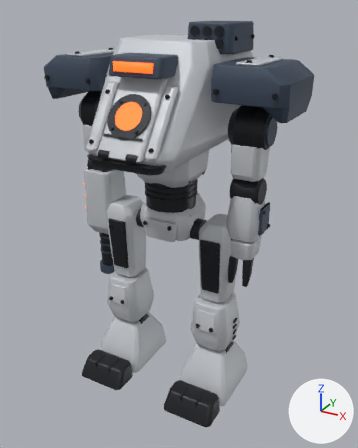
The Blender file tf2/expansion/titan/model/v3/M1/Titan_M1.blend: old version first, new version second.
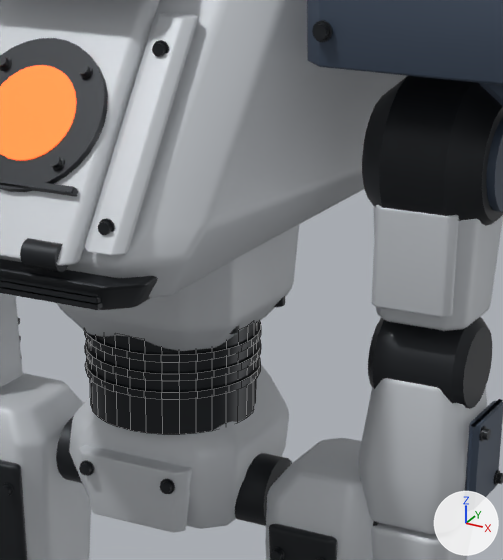
There are two pictures of each version: one whole from a 50 mm camera at (3.72, -6.5, 6.12) aimed at (0.13, 0.03, 2.85), one close up on the part from 33% to 75% of the width and 18% to 56% of the height. The lights are fixed; the arrows at lower right show +X, +Y and +Z. The last two pictures show the newer version. The close-ups show mesh edges as thin lines.

The older version as bpy lines, for what is in view:
```python
me_m1_hand_l = bpy.data.meshes.new('M1_Hand_L')
me_m1_hand_l.from_pydata(...)  # 304 vertices, 298 faces; spans x -0.207..0.207, y -0.237..0.237, z -0.2..0.1
me_m1_hand_l.polygons.foreach_set('use_smooth', [True] * 298)
me_m1_hand_l.materials.append(mat_mat_primary)  # light grey #c9cdd2
me_m1_hatch_wing_l = bpy.data.meshes.new('M1_Hatch_Wing_L')
me_m1_hatch_wing_l.from_pydata(...)  # 400 vertices, 354 faces; spans x 0.375..0.56, y 0.046..0.698, z 0.06..0.86
me_m1_hatch_wing_l.polygons.foreach_set('use_smooth', [True] * 354)
# faces by material slot: [298, 56]
me_m1_hatch_wing_l.materials.append(mat_mat_primary)  # light grey #c9cdd2
me_m1_hatch_wing_l.materials.append(mat_mat_frame)  # dark grey #2a2d31
me_m1_torso_upper = bpy.data.meshes.new('M1_Torso_Upper')
me_m1_torso_upper.from_pydata(...)  # 1878 vertices, 1828 faces; spans x -1.02..1.02, y -1.39..0.98, z 0.65..2.25
me_m1_torso_upper.polygons.foreach_set('use_smooth', [True] * 1828)
# faces by material slot: [1202, 298, 328]
me_m1_torso_upper.materials.append(mat_mat_primary)  # light grey #c9cdd2
me_m1_torso_upper.materials.append(mat_mat_secondary)  # dark blue #3d4a5c
me_m1_torso_upper.materials.append(mat_mat_frame)  # dark grey #2a2d31
ob_m1_hand_l = bpy.data.objects.new('M1_Hand_L', me_m1_hand_l)
ob_m1_hand_l.parent = ob_j_wrist_l
ob_m1_hand_l.location = (0.0, 0.0, 0.0)
ob_m1_hatch_wing_l = bpy.data.objects.new('M1_Hatch_Wing_L', me_m1_hatch_wing_l)
ob_m1_hatch_wing_l.parent = ob_j_hatch
ob_m1_hatch_wing_l.location = (0.0, 0.0, 0.0)
ob_m1_torso_upper = bpy.data.objects.new('M1_Torso_Upper', me_m1_torso_upper)
ob_m1_torso_upper.parent = ob_j_torso
ob_m1_torso_upper.location = (0.0, 0.0, 0.0)
# also in view: 'M1_Pelvis' at (0.0, 0.02, 3.01); 'M1_Torso_Lower' at (0.0, -0.01, 3.87); 'M1_UpperArm_L' at (1.32, 0.0, 4.38); 'M1_Hatch_Center' at (0.0, -1.03, 4.76); 'M1_Thigh_L' at (0.89, 0.0, 2.42)
```
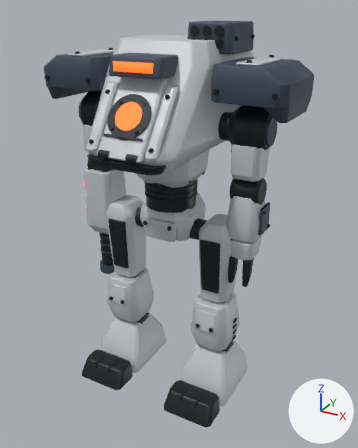
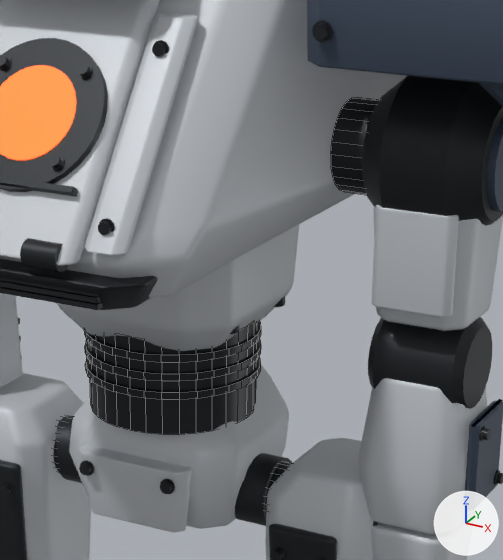
The change, as a list of edits to the scene's bpy script:
```text
Add me_m1_hip_axle_r:
    me_m1_hip_axle_r.from_pydata(...)  # a 24-sided cylinder along x spanning x -0.68..-0.55, y -0.15..0.15, z -0.3..0.0
    me_m1_hip_axle_r.polygons.foreach_set('use_smooth', [True] * 26)
    me_m1_hip_axle_r.materials.append(mat_mat_frame)  # dark grey #2a2d31
Add me_m1_hip_axle_l:
    me_m1_hip_axle_l.from_pydata(...)  # a 24-sided cylinder along x spanning x 0.55..0.68, y -0.15..0.15, z -0.3..0.0
    me_m1_hip_axle_l.polygons.foreach_set('use_smooth', [True] * 26)
    me_m1_hip_axle_l.materials.append(mat_mat_frame)  # dark grey #2a2d31
Add me_m1_shoulder_socket_l:
    me_m1_shoulder_socket_l.from_pydata(...)  # a 24-sided cylinder along x spanning x 0.88..1.12, y -0.2..0.2, z 0.9..1.3
    me_m1_shoulder_socket_l.polygons.foreach_set('use_smooth', [True] * 26)
    me_m1_shoulder_socket_l.materials.append(mat_mat_frame)  # dark grey #2a2d31
Add ob_m1_hip_axle_r:
    ob_m1_hip_axle_r = bpy.data.objects.new('M1_Hip_Axle_R', me_m1_hip_axle_r)
    ob_m1_hip_axle_r.parent = ob_j_pelvis
    ob_m1_hip_axle_r.location = (0.0, 0.0, 0.0)
Add ob_m1_hip_axle_l:
    ob_m1_hip_axle_l = bpy.data.objects.new('M1_Hip_Axle_L', me_m1_hip_axle_l)
    ob_m1_hip_axle_l.parent = ob_j_pelvis
    ob_m1_hip_axle_l.location = (0.0, 0.0, 0.0)
Add ob_m1_shoulder_socket_l:
    ob_m1_shoulder_socket_l = bpy.data.objects.new('M1_Shoulder_Socket_L', me_m1_shoulder_socket_l)
    ob_m1_shoulder_socket_l.parent = ob_j_torso
    ob_m1_shoulder_socket_l.location = (0.0, 0.0, 0.0)
```

Where the change shows, as pixel boxes [x1, y1, x2, y2] in the close-ups (503 x 560 px):
'M1_Shoulder_Socket_L', added
    after: [331, 98, 379, 195]
'M1_Hip_Axle_R', added (mostly hidden)
    after: [53, 416, 72, 472]
'M1_Hip_Axle_L', added (mostly hidden)
    after: [266, 462, 292, 511]
